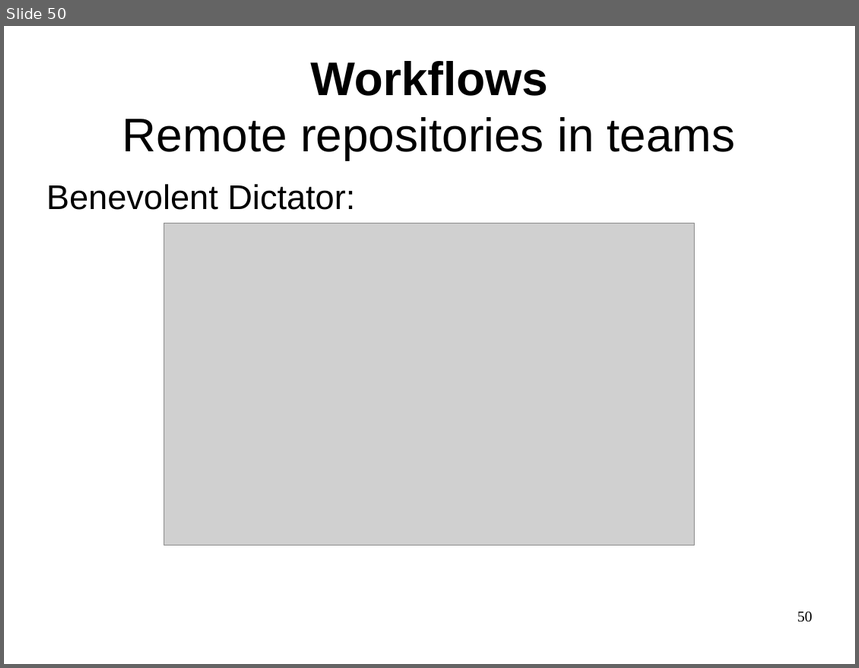
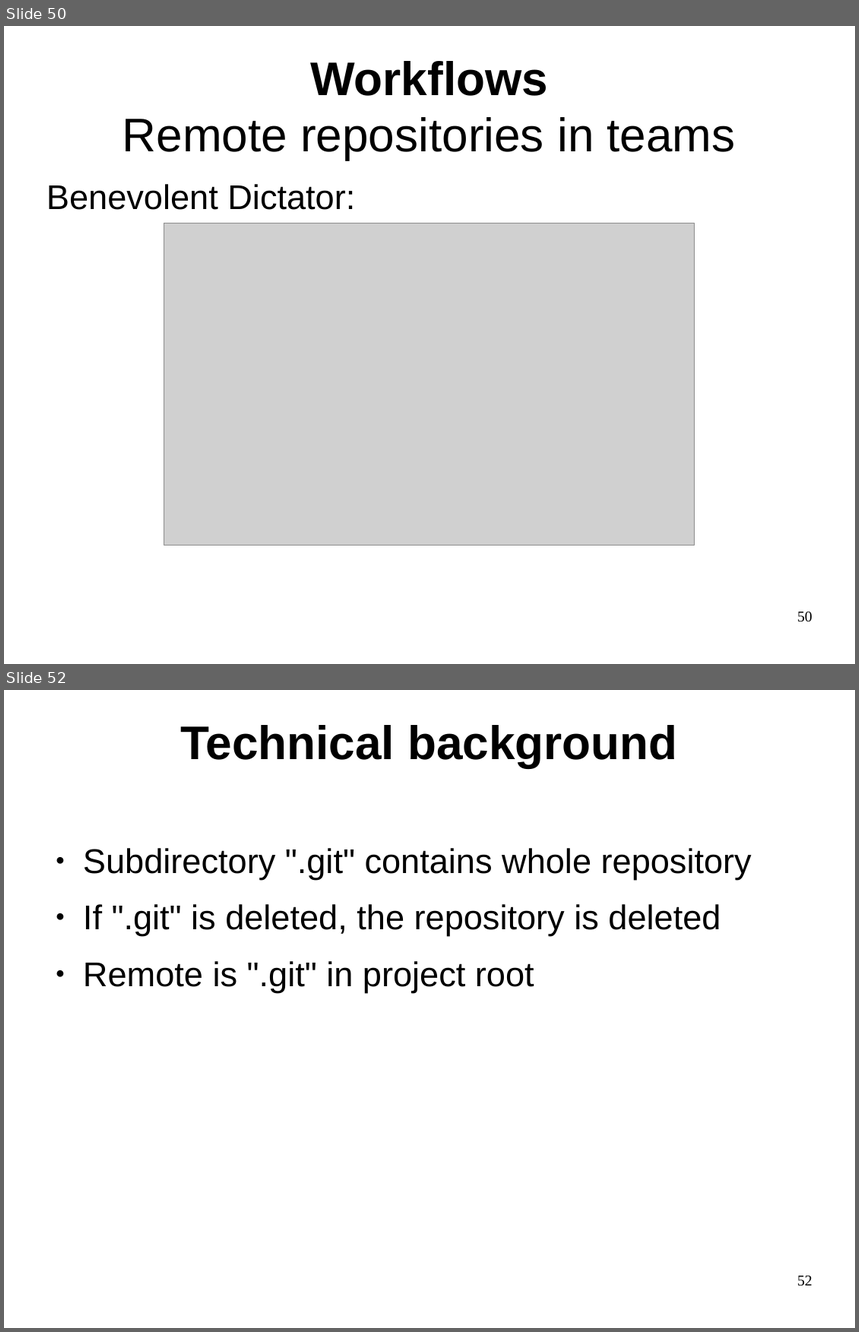
Before and after one commit to philpackmohr/git-paper, a slide deck: git-presentation.odp. Shown one above the other, each under a label of ours: slide 50 before the commit, slides 50 and 52 after it; the slides between them are not shown. The pictures are 859x668 and 859x1332 pixels, drawn with LibreOffice and Linux fonts; fonts in the diff are those of the drawing; grey boxes stand for pictures. Boxes give left, top, right and bottom in pixels: in the first picture for what was removed or moved away, otherwise in the second. Text is boxed around its words. In the diff, an @@ line names an element or a change of style, - is before the commit and + after.

```diff
--- a/git-presentation.odp
+++ b/git-presentation.odp
@@ slide 52 added at (4,690,855,1328), background #FFFFFF @@
@@ title added at (180,725,677,768), 44 pt, text #000000, bold @@
+Technical background
@@ text added at (83,848,752,992), 32 pt, text #000000 @@
+● Subdirectory ".git" contains whole repository
+● If ".git" is deleted, the repository is deleted
+● Remote is ".git" in project root
@@ page number added at (797,1276,813,1287), 14 pt, text #000000 @@
+52
```
Also in this commit, not shown: 16 other slides added.
